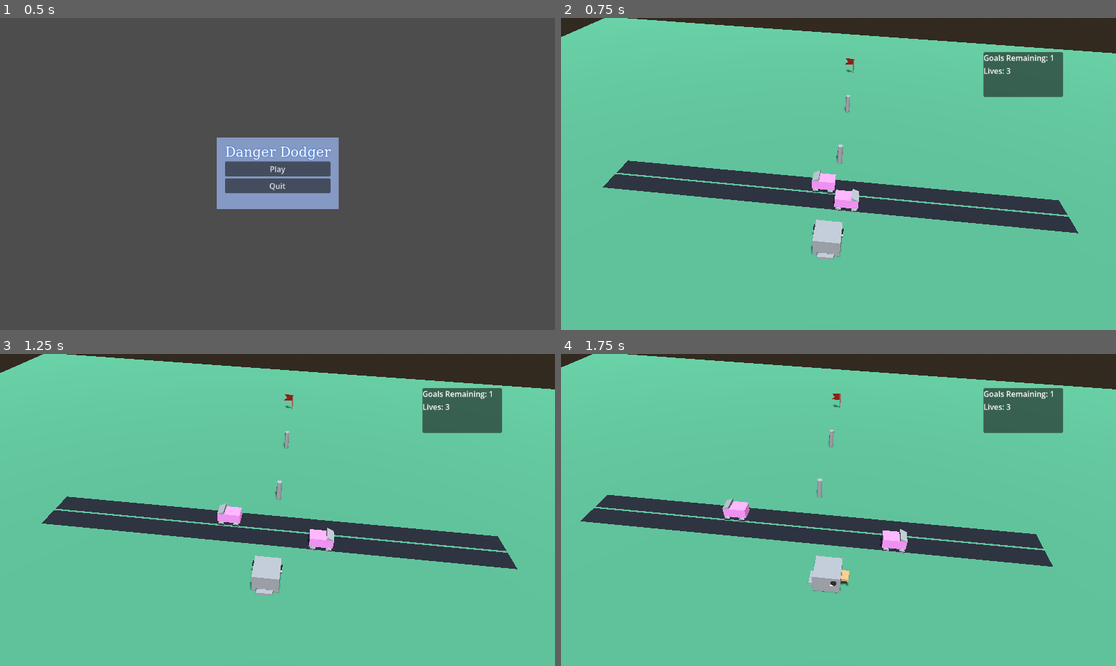
Above: before the commit, frames 1-4 (two rows, left to right).
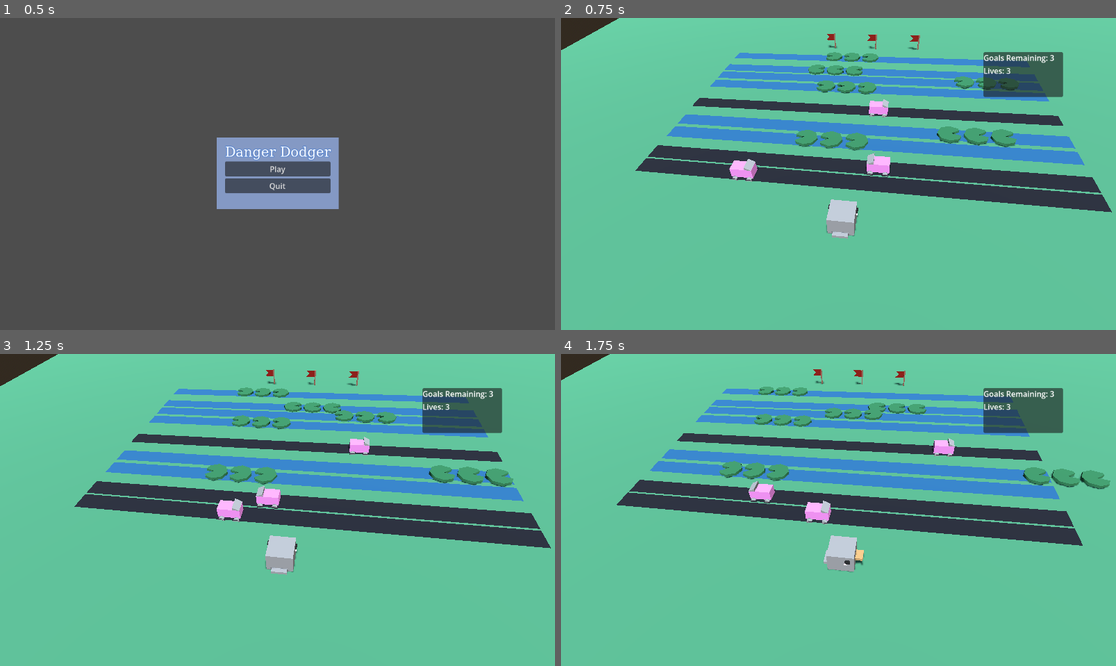
Above: after the commit, the same moments.

Repository: chloedixon11/danger-dodger
Game: Godot game, scene res://Main/Main.tscn
Same seed, same stepped clock (60 frames per second), same inputs: the game is played once before the commit and once after it.
Inputs:
- Up to frame 1 (0.5 s): no input
- Up to frame 2 (0.75 s): click "Play" at 0.5 s
- Up to frame 3 (1.25 s): no input
- Up to frame 4 (1.75 s): hold D (move_right) from 1.28 s (still down)

Frame 1 is identical in both runs. In frame 2, 30% of the frame differs, in the area x 0-100%, y 0-78%; in frame 3, 30%; in frame 4, 30%.

Commit message:
2 levels built

Diff:
--- a/Code/Duck/Duck.tscn
+++ b/Code/Duck/Duck.tscn
@@ -97,8 +97,8 @@
 text = "Lives: 3"
 
 [node name="Rig" type="Node3D" parent="." unique_id=684722520]
-transform = Transform3D(0.99168617, 0.006858788, 0.12849958, 0.0004756106, 0.9983768, -0.056959786, -0.12868175, 0.05654731, 0.9900735, -0.009511063, 0, 3.0334785)
+transform = Transform3D(0.9800202, 0.010863914, 0.1986031, 0.0004756102, 0.9983769, -0.05695979, -0.19889948, 0.05591616, 0.97842455, -0.009511063, 0, 3.0334787)
 
 [node name="Camera3D" type="Camera3D" parent="Rig" unique_id=118999946]
-transform = Transform3D(-0.9984339, 0.0060949326, 0.055607438, 0.038303103, 0.7989599, 0.60016286, -0.04077038, 0.60135263, -0.7979417, 0.6969931, 9.480153, -11.379819)
+transform = Transform3D(-0.9981875, -0.060103662, 0.002954796, -0.043928977, 0.76136184, 0.64683664, -0.04112713, 0.64553416, -0.7626219, 0.69699293, 9.480159, -11.37982)
 fov = 50.625
--- a/Code/Lane/Lane.gd
+++ b/Code/Lane/Lane.gd
@@ -1,4 +1,4 @@
 extends Area3D
 class_name Lane
 
-var speed_limit: float = 4.4
+@export var speed_limit: float = 4.4
--- a/Code/Lane/Road/Road.gd
+++ b/Code/Lane/Road/Road.gd
@@ -1,12 +1,2 @@
 extends Lane
 class_name Road
-
-
-# Called when the node enters the scene tree for the first time.
-func _ready() -> void:
-	pass # Replace with function body.
-
-
-# Called every frame. 'delta' is the elapsed time since the previous frame.
-func _process(delta: float) -> void:
-	pass
--- a/Code/Lane/Waterway/Waterway.tscn
+++ b/Code/Lane/Waterway/Waterway.tscn
@@ -15,7 +15,7 @@
 script = ExtResource("1_j7ye3")
 
 [node name="MeshInstance3D" type="MeshInstance3D" parent="." unique_id=1360037186]
-transform = Transform3D(1, 0, 0, 0, 1, 0, 0, 0, 1, 0, 0.08267319, 0)
+transform = Transform3D(1, 0, 0, 0, 1, 0, 0, 0, 1, 0.07660866, 0.03781128, 0)
 material_override = SubResource("StandardMaterial3D_gpvle")
 mesh = SubResource("PlaneMesh_r4gf5")
 
--- a/Code/Level/SkyWorld/SkyWorld.tscn
+++ b/Code/Level/SkyWorld/SkyWorld.tscn
@@ -22,10 +22,6 @@
 [sub_resource type="PlaneMesh" id="PlaneMesh_op42x"]
 size = Vector2(50, 50)
 
-[sub_resource type="CylinderMesh" id="CylinderMesh_pe13q"]
-top_radius = 0.123535156
-bottom_radius = 0.123535156
-
 [sub_resource type="CylinderMesh" id="CylinderMesh_wjah1"]
 bottom_radius = 0.0
 height = 0.8790283
@@ -37,7 +33,7 @@
 environment = SubResource("Environment_612c4")
 
 [node name="Sun" type="DirectionalLight3D" parent="." unique_id=1298314765]
-transform = Transform3D(0.9747612, -0.19334027, 0.111625046, 0, 0.49999997, 0.86602545, -0.2232501, -0.844168, 0.48738056, 0, 0, 0)
+transform = Transform3D(0.9747612, -0.19334029, 0.111625046, 0, 0.49999997, 0.86602545, -0.2232501, -0.844168, 0.48738056, 0, 0, 15)
 shadow_enabled = true
 
 [node name="GoalsNode" type="Node3D" parent="." unique_id=1763357328]
@@ -47,30 +43,35 @@
 
 [node name="Lane2" parent="." unique_id=1649162153 instance=ExtResource("3_612c4")]
 transform = Transform3D(1.3113416e-07, 0, -1, 0, 1, 0, 1, 0, 1.3113416e-07, 0, 0, -3.2096472)
+speed_limit = 3.0
 
 [node name="Vehicle" parent="Lane2" unique_id=1002617338 instance=ExtResource("4_s5kmm")]
-transform = Transform3D(-1, 0, 8.742278e-08, 0, 1, 0, -8.742278e-08, 0, -1, 0, 0, 0)
+transform = Transform3D(-1, 0, 8.742278e-08, 0, 1, 0, -8.742278e-08, 0, -1, 7.1525574e-07, 0, -6)
+
+[node name="Lane3" parent="." unique_id=908754949 instance=ExtResource("3_612c4")]
+transform = Transform3D(1.3113416e-07, 0, -1, 0, 1, 0, 1, 0, 1.3113416e-07, 0, 0, -5.209647)
+speed_limit = 14.0
+
+[node name="Vehicle" parent="Lane3" unique_id=610656461 instance=ExtResource("4_s5kmm")]
+transform = Transform3D(-1, 0, 8.742278e-08, 0, 1, 0, -8.742278e-08, 0, -1, 9.536743e-07, 0, -8)
 
 [node name="Lane" parent="." unique_id=195159388 instance=ExtResource("3_612c4")]
 transform = Transform3D(-4.371139e-08, 0, 1, 0, 1, 0, -1, 0, -4.371139e-08, 0, 0, -2.2096472)
+speed_limit = 6.0
 
 [node name="Vehicle" parent="Lane" unique_id=405827139 instance=ExtResource("4_s5kmm")]
-transform = Transform3D(-1, 0, 8.742278e-08, 0, 1, 0, -8.742278e-08, 0, -1, 0, 0, 0)
+transform = Transform3D(-1, 0, 8.742278e-08, 0, 1, 0, -8.742278e-08, 0, -1, 4.7683716e-07, 0, -9)
+
+[node name="Lane4" parent="." unique_id=1353546381 instance=ExtResource("3_612c4")]
+transform = Transform3D(-4.371139e-08, 0, 1, 0, 1, 0, -1, 0, -4.371139e-08, 0, 0, -4.209647)
+
+[node name="Vehicle" parent="Lane4" unique_id=1947038445 instance=ExtResource("4_s5kmm")]
+transform = Transform3D(-1, 0, 8.742278e-08, 0, 1, 0, -8.742278e-08, 0, -1, 0, 0, -5)
 
 [node name="Ground" type="MeshInstance3D" parent="." unique_id=588138180]
 material_override = SubResource("StandardMaterial3D_eh51w")
 mesh = SubResource("PlaneMesh_op42x")
 metadata/_edit_lock_ = true
-
-[node name="MeshInstance3D" type="MeshInstance3D" parent="Ground" unique_id=1503108903]
-transform = Transform3D(1, 0, 0, 0, 1, 0, 0, 0, 1, 0, 0, -5.092991)
-mesh = SubResource("CylinderMesh_pe13q")
-skeleton = NodePath("../..")
-
-[node name="MeshInstance3D3" type="MeshInstance3D" parent="Ground" unique_id=550567102]
-transform = Transform3D(1, 0, 0, 0, 1, 0, 0, 0, 1, 0, 0, -10.272135)
-mesh = SubResource("CylinderMesh_pe13q")
-skeleton = NodePath("../..")
 
 [node name="SpawningPoint" type="Node3D" parent="." unique_id=1040890674]
 transform = Transform3D(-0.9999951, 0, -0.00313535, 0, 1, 0, 0.00313535, 0, -0.9999951, 0, 0, 0)
--- a/Code/Level/TrafficTime/TrafficTime.tscn
+++ b/Code/Level/TrafficTime/TrafficTime.tscn
@@ -24,10 +24,6 @@
 [sub_resource type="PlaneMesh" id="PlaneMesh_8b8hp"]
 size = Vector2(50, 50)
 
-[sub_resource type="CylinderMesh" id="CylinderMesh_hg6v0"]
-top_radius = 0.123535156
-bottom_radius = 0.123535156
-
 [sub_resource type="CylinderMesh" id="CylinderMesh_r3141"]
 bottom_radius = 0.0
 height = 0.8790283
@@ -47,12 +43,6 @@
 [node name="Goal0" parent="GoalsNode" unique_id=1585610551 instance=ExtResource("2_jqh5y")]
 transform = Transform3D(1, 0, 0, 0, 1, 0, 0, 0, 1, 0, 0, -16.11776)
 
-[node name="Goal1" parent="GoalsNode" unique_id=218407800 instance=ExtResource("2_jqh5y")]
-transform = Transform3D(1, 0, 0, 0, 1, 0, 0, 0, 1, 3, 0, -16.11776)
-
-[node name="Goal2" parent="GoalsNode" unique_id=750776687 instance=ExtResource("2_jqh5y")]
-transform = Transform3D(1, 0, 0, 0, 1, 0, 0, 0, 1, -3, 0, -16.11776)
-
 [node name="Goal3" parent="GoalsNode" unique_id=305699689 instance=ExtResource("2_jqh5y")]
 transform = Transform3D(1, 0, 0, 0, 1, 0, 0, 0, 1, -6, 0, -16.11776)
 
@@ -60,39 +50,73 @@
 transform = Transform3D(1, 0, 0, 0, 1, 0, 0, 0, 1, 6, 0, -16.11776)
 
 [node name="Lane2" parent="." unique_id=1649162153 instance=ExtResource("3_odp6i")]
-transform = Transform3D(1.3113416e-07, 0, -1, 0, 1, 0, 1, 0, 1.3113416e-07, 0, 0, -3.2096472)
+transform = Transform3D(1.3113416e-07, 0, -1, 0, 1, 0, 1, 0, 1.3113416e-07, 0, 0, -2.2096472)
+speed_limit = 6.5
 
 [node name="Vehicle" parent="Lane2" unique_id=1002617338 instance=ExtResource("4_2f8ec")]
-transform = Transform3D(-1, 0, 8.742278e-08, 0, 1, 0, -8.742278e-08, 0, -1, 0, 0, 0)
+transform = Transform3D(-1, 0, 8.742278e-08, 0, 1, 0, -8.742278e-08, 0, -1, 2.3841858e-07, 0, -1)
+
+[node name="Lane4" parent="." unique_id=908754949 instance=ExtResource("3_odp6i")]
+transform = Transform3D(1.3113416e-07, 0, -1, 0, 1, 0, 1, 0, 1.3113416e-07, 0, 0, -7.0452566)
+speed_limit = 6.5
+
+[node name="Vehicle" parent="Lane4" unique_id=1291586658 instance=ExtResource("4_2f8ec")]
+transform = Transform3D(-1, 0, 8.742278e-08, 0, 1, 0, -8.742278e-08, 0, -1, 2.3841858e-07, 0, -1)
+
+[node name="Lane8" parent="." unique_id=896572125 instance=ExtResource("3_odp6i")]
+transform = Transform3D(1.3113416e-07, 0, -1, 0, 1, 0, 1, 0, 1.3113416e-07, 0, 0, -13.208085)
+speed_limit = 7.5
+
+[node name="Vehicle" parent="Lane8" unique_id=1279676274 instance=ExtResource("4_2f8ec")]
+transform = Transform3D(-1, 0, 8.742278e-08, 0, 1, 0, -8.742278e-08, 0, -1, 2.3841858e-07, 0, -1)
+
+[node name="Lane5" parent="." unique_id=2062660939 instance=ExtResource("3_odp6i")]
+transform = Transform3D(1.3113416e-07, 0, -1, 0, 1, 0, 1, 0, 1.3113416e-07, 0, 0, -3.2661695)
+speed_limit = 3.0
+
+[node name="Vehicle" parent="Lane5" unique_id=1451787241 instance=ExtResource("4_2f8ec")]
+transform = Transform3D(-1, 0, 8.742278e-08, 0, 1, 0, -8.742278e-08, 0, -1, 2.3841858e-07, 0, -1)
+
+[node name="Lane3" parent="." unique_id=1461838909 instance=ExtResource("3_odp6i")]
+transform = Transform3D(1.3113416e-07, 0, -1, 0, 1, 0, 1, 0, 1.3113416e-07, 0, 0, 1.7903528)
+
+[node name="Vehicle" parent="Lane3" unique_id=464852578 instance=ExtResource("4_2f8ec")]
+transform = Transform3D(-1, 0, 8.742278e-08, 0, 1, 0, -8.742278e-08, 0, -1, 8.34465e-07, 0, -6)
 
 [node name="Lane" parent="." unique_id=263245784 instance=ExtResource("3_odp6i")]
-transform = Transform3D(-4.371139e-08, 0, 1, 0, 1, 0, -1, 0, -4.371139e-08, 0, 0, -2.2096472)
+transform = Transform3D(-4.371139e-08, 0, 1, 0, 1, 0, -1, 0, -4.371139e-08, 0, 0, -1.2096472)
+speed_limit = 4.0
 
 [node name="Vehicle" parent="Lane" unique_id=1376022902 instance=ExtResource("4_2f8ec")]
-transform = Transform3D(-1, 0, 8.742278e-08, 0, 1, 0, -8.742278e-08, 0, -1, 0, 0, 0)
+transform = Transform3D(-1, 0, 8.742278e-08, 0, 1, 0, -8.742278e-08, 0, -1, 2.3841858e-07, 0, -4)
+
+[node name="Lane6" parent="." unique_id=1791459359 instance=ExtResource("3_odp6i")]
+transform = Transform3D(-4.371139e-08, 0, 1, 0, 1, 0, -1, 0, -4.371139e-08, 0, 0, -9.209647)
+speed_limit = 4.0
+
+[node name="Vehicle" parent="Lane6" unique_id=2127524891 instance=ExtResource("4_2f8ec")]
+transform = Transform3D(-1, 0, 8.742278e-08, 0, 1, 0, -8.742278e-08, 0, -1, 2.3841858e-07, 0, -4)
+
+[node name="Lane7" parent="." unique_id=528660149 instance=ExtResource("3_odp6i")]
+transform = Transform3D(-4.371139e-08, 0, 1, 0, 1, 0, -1, 0, -4.371139e-08, 0, 0, -12.17541)
+speed_limit = 4.0
+
+[node name="Vehicle" parent="Lane7" unique_id=1905113806 instance=ExtResource("4_2f8ec")]
+transform = Transform3D(-1, 0, 8.742278e-08, 0, 1, 0, -8.742278e-08, 0, -1, 2.3841858e-07, 0, -4)
 
 [node name="Waterway" parent="." unique_id=1862011274 instance=ExtResource("5_yaye2")]
-transform = Transform3D(-0.0059069498, 0, -0.99998266, 0, 1, 0, 0.99998266, 0, -0.0059069498, 0, 0, -8)
+transform = Transform3D(-0.0059069498, 0, -0.99998266, 0, 1, 0, 0.99998266, 0, -0.0059069498, 0, 0, -8.181351)
 
 [node name="Vessel" parent="Waterway" unique_id=2030516887 instance=ExtResource("6_0eykp")]
+transform = Transform3D(0.99999994, 0, 0, 0, 1, 0, 0, 0, 0.99999994, 0, 0, 0)
 
 [node name="Ground" type="MeshInstance3D" parent="." unique_id=1449691348]
 material_override = SubResource("StandardMaterial3D_ye6de")
 mesh = SubResource("PlaneMesh_8b8hp")
 metadata/_edit_lock_ = true
 
-[node name="MeshInstance3D" type="MeshInstance3D" parent="Ground" unique_id=2112836201]
-transform = Transform3D(1, 0, 0, 0, 1, 0, 0, 0, 1, 0, 0, -5.092991)
-mesh = SubResource("CylinderMesh_hg6v0")
-skeleton = NodePath("../..")
-
-[node name="MeshInstance3D3" type="MeshInstance3D" parent="Ground" unique_id=1690340288]
-transform = Transform3D(1, 0, 0, 0, 1, 0, 0, 0, 1, 0, 0, -10.272135)
-mesh = SubResource("CylinderMesh_hg6v0")
-skeleton = NodePath("../..")
-
 [node name="SpawningPoint" type="Node3D" parent="." unique_id=1187221259]
-transform = Transform3D(-0.9999951, 0, -0.00313535, 0, 1, 0, 0.00313535, 0, -0.9999951, 0, 0, 0)
+transform = Transform3D(-0.9999951, 0, -0.00313535, 0, 1, 0, 0.00313535, 0, -0.9999951, 0, 0, 4)
 visible = false
 
 [node name="MeshInstance3D" type="MeshInstance3D" parent="SpawningPoint" unique_id=1699612608]
--- a/Code/Level/WaterWorld/WaterWorld.tscn
+++ b/Code/Level/WaterWorld/WaterWorld.tscn
@@ -23,10 +23,6 @@
 
 [sub_resource type="PlaneMesh" id="PlaneMesh_qabvo"]
 size = Vector2(50, 50)
-
-[sub_resource type="CylinderMesh" id="CylinderMesh_hxt8e"]
-top_radius = 0.123535156
-bottom_radius = 0.123535156
 
 [sub_resource type="CylinderMesh" id="CylinderMesh_s2nsp"]
 bottom_radius = 0.0
@@ -57,13 +53,13 @@
 transform = Transform3D(1.3113416e-07, 0, -1, 0, 1, 0, 1, 0, 1.3113416e-07, 0, 0, -3.2096472)
 
 [node name="Vehicle" parent="Lane2" unique_id=1002617338 instance=ExtResource("4_kujx4")]
-transform = Transform3D(-1, 0, 8.742278e-08, 0, 1, 0, -8.742278e-08, 0, -1, 0, 0, 0)
+transform = Transform3D(-1, 0, 8.742278e-08, 0, 1, 0, -8.742278e-08, 0, -1, 2.3841858e-07, 0, -1.9247103)
 
 [node name="Lane" parent="." unique_id=446657771 instance=ExtResource("3_3icd7")]
 transform = Transform3D(-4.371139e-08, 0, 1, 0, 1, 0, -1, 0, -4.371139e-08, 0, 0, -2.2096472)
 
 [node name="Vehicle" parent="Lane" unique_id=730832895 instance=ExtResource("4_kujx4")]
-transform = Transform3D(-1, 0, 8.742278e-08, 0, 1, 0, -8.742278e-08, 0, -1, 0, 0, 0)
+transform = Transform3D(-1, 0, 8.742278e-08, 0, 1, 0, -8.742278e-08, 0, -1, 2.3841858e-07, 0, -5.603185)
 
 [node name="Lane3" parent="." unique_id=1591999769 instance=ExtResource("3_3icd7")]
 transform = Transform3D(-4.371139e-08, 0, 1, 0, 1, 0, -1, 0, -4.371139e-08, 0, 0, -7.7827415)
@@ -76,25 +72,47 @@
 mesh = SubResource("PlaneMesh_qabvo")
 metadata/_edit_lock_ = true
 
-[node name="MeshInstance3D" type="MeshInstance3D" parent="Ground" unique_id=833497383]
-transform = Transform3D(1, 0, 0, 0, 1, 0, 0, 0, 1, 0, 0, -10.092991)
-mesh = SubResource("CylinderMesh_hxt8e")
-skeleton = NodePath("../..")
-
-[node name="MeshInstance3D3" type="MeshInstance3D" parent="Ground" unique_id=1611386186]
-transform = Transform3D(1, 0, 0, 0, 1, 0, 0, 0, 1, 0, 0, -10.272135)
-mesh = SubResource("CylinderMesh_hxt8e")
-skeleton = NodePath("../..")
-
 [node name="Waterway" parent="." unique_id=1862011274 instance=ExtResource("5_r3q66")]
 transform = Transform3D(-4.371139e-08, 0, -1, 0, 1, 0, 1, 0, -4.371139e-08, 0, 0, -5)
+speed_limit = 3.0
 
 [node name="Vessel" parent="Waterway" unique_id=2030516887 instance=ExtResource("6_qxpf5")]
 
+[node name="Waterway4" parent="." unique_id=660398230 instance=ExtResource("5_r3q66")]
+transform = Transform3D(-4.371139e-08, 0, -1, 0, 1, 0, 1, 0, -4.371139e-08, 0, 0, -11.382273)
+speed_limit = 7.0
+
+[node name="Vessel" parent="Waterway4" unique_id=489913135 instance=ExtResource("6_qxpf5")]
+transform = Transform3D(1, 0, 0, 0, 1, 0, 0, 0, 1, 0, 0, -9)
+speed = 6.0
+
+[node name="Waterway3" parent="." unique_id=2100062556 instance=ExtResource("5_r3q66")]
+transform = Transform3D(-4.371139e-08, 0, -1, 0, 1, 0, 1, 0, -4.371139e-08, 0, 0, -10.219743)
+speed_limit = 3.0
+
+[node name="Vessel" parent="Waterway3" unique_id=1935307747 instance=ExtResource("6_qxpf5")]
+
+[node name="Waterway6" parent="." unique_id=1634627833 instance=ExtResource("5_r3q66")]
+transform = Transform3D(-4.371139e-08, 0, -1, 0, 1, 0, 1, 0, -4.371139e-08, 0, 0, -14.34455)
+speed_limit = 4.0
+
+[node name="Vessel" parent="Waterway6" unique_id=598243908 instance=ExtResource("6_qxpf5")]
+
 [node name="Waterway2" parent="." unique_id=1654594169 instance=ExtResource("5_r3q66")]
 transform = Transform3D(1.3113416e-07, 0, 1, 0, 1, 0, -1, 0, 1.3113416e-07, 0, 0, -6)
+speed_limit = 5.0
 
 [node name="Vessel" parent="Waterway2" unique_id=1893541102 instance=ExtResource("6_qxpf5")]
+transform = Transform3D(1, 0, 0, 0, 1, 0, 0, 0, 1, 4.7683716e-07, 0, 3.9483228)
+speed = 5.0
+
+[node name="Waterway5" parent="." unique_id=1484213228 instance=ExtResource("5_r3q66")]
+transform = Transform3D(1.3113416e-07, 0, 1, 0, 1, 0, -1, 0, 1.3113416e-07, 0, 0, -12.319387)
+speed_limit = 5.0
+
+[node name="Vessel" parent="Waterway5" unique_id=1044373662 instance=ExtResource("6_qxpf5")]
+transform = Transform3D(1, 0, 0, 0, 1, 0, 0, 0, 1, -9.536743e-07, 0, -4.051677)
+speed = 5.0
 
 [node name="SpawningPoint" type="Node3D" parent="." unique_id=936785538]
 transform = Transform3D(-0.9999951, 0, -0.00313535, 0, 1, 0, 0.00313535, 0, -0.9999951, 0, 0, 0)
--- a/Code/Main/Main.gd
+++ b/Code/Main/Main.gd
@@ -12,7 +12,7 @@
 
 var duck: Duck
 
-var levels: Array[PackedScene] = [SKY_WORLD, TRAFFIC_TIME, WATER_WORLD]
+var levels: Array[PackedScene] = [WATER_WORLD, TRAFFIC_TIME, SKY_WORLD]
 var current_level = -1
 var level: Level = null
 
--- a/Code/Vehicle/Vehicle.gd
+++ b/Code/Vehicle/Vehicle.gd
@@ -4,6 +4,9 @@
 var speed: float = 3.0
 var kill_distance: float = 10.0
 
+func _ready() -> void:
+	speed = get_parent().speed_limit
+
 # Called every frame. 'delta' is the elapsed time since the previous frame.
 func _process(delta: float) -> void:
 	position.z += speed * delta
--- a/Code/Vessel/Vessel.gd
+++ b/Code/Vessel/Vessel.gd
@@ -1,7 +1,7 @@
 extends Area3D
 class_name Vessel
 
-var speed: float = 3.0
+@export var speed: float = 3.0
 
 var kill_distance: float = 10.0
 
Not shown, changed: Code/.DS_Store
